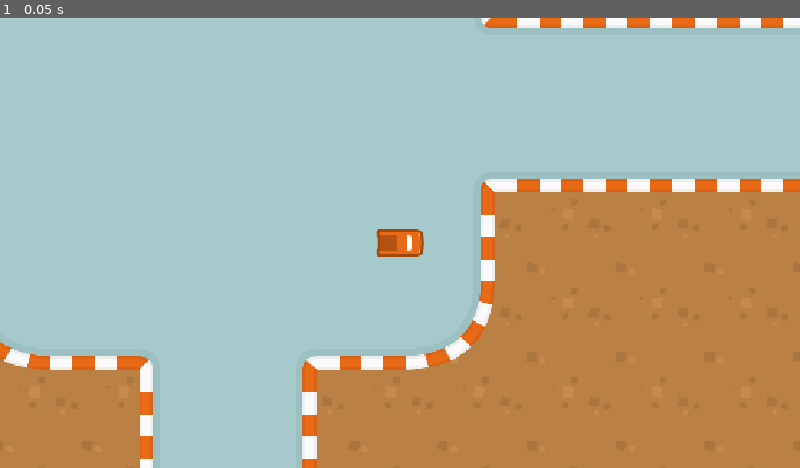
Above: before the commit, frame 1.
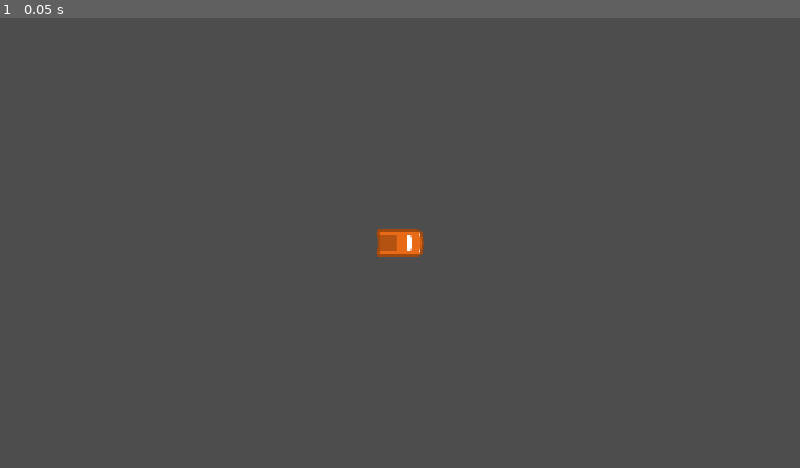
Above: after the commit, the same moment.

Repository: TJRiley96/Pizza-Time
Game: Godot game, scene res://main.tscn
Same seed, same stepped clock (60 frames per second), same inputs: the game is played once before the commit and once after it.
Inputs:
- Up to frame 1 (0.05 s): no input

The runs differ from the first frame. In frame 1, 100% of the frame differs, in the area x 0-100%, y 0-100%.

Commit message:
Additional Tilesets

Diff:
--- a/Assets/Tilesets/japan_tile_set.tres
+++ b/Assets/Tilesets/japan_tile_set.tres
@@ -1,9 +1,10 @@
 [gd_resource type="TileSet" format=3 uid="uid://cvuxmpswqve0j"]
 
-[ext_resource type="Texture2D" uid="uid://bvaqc8nblh4if" path="res://Assets/Tilesets/japanese_city_tileset.png" id="1_prwn0"]
+[ext_resource type="Texture2D" uid="uid://bvaqc8nblh4if" path="res://Assets/Graphics/japanese_city_tileset.png" id="1_h6swv"]
+[ext_resource type="Texture2D" uid="uid://dvo8ohr12gpht" path="res://Assets/Graphics/clean_city_tileset.png" id="2_txbco"]
 
 [sub_resource type="TileSetAtlasSource" id="TileSetAtlasSource_3mhv4"]
-texture = ExtResource("1_prwn0")
+texture = ExtResource("1_h6swv")
 texture_region_size = Vector2i(32, 32)
 1:0/0 = 0
 2:0/0 = 0
@@ -798,9 +799,254 @@
 49:23/0/terrains_peering_bit/top_left_corner = 0
 49:23/0/terrains_peering_bit/top_side = 0
 
+[sub_resource type="TileSetAtlasSource" id="TileSetAtlasSource_t1hs2"]
+texture = ExtResource("2_txbco")
+texture_region_size = Vector2i(32, 32)
+0:0/0 = 0
+1:0/0 = 0
+2:0/0 = 0
+3:0/0 = 0
+4:0/0 = 0
+5:0/0 = 0
+6:0/0 = 0
+7:0/0 = 0
+8:0/0 = 0
+9:0/0 = 0
+10:0/0 = 0
+11:0/0 = 0
+12:0/0 = 0
+13:0/0 = 0
+14:0/0 = 0
+15:0/0 = 0
+16:0/0 = 0
+17:0/0 = 0
+18:0/0 = 0
+19:0/0 = 0
+0:1/0 = 0
+1:1/0 = 0
+2:1/0 = 0
+3:1/0 = 0
+4:1/0 = 0
+5:1/0 = 0
+6:1/0 = 0
+7:1/0 = 0
+8:1/0 = 0
+9:1/0 = 0
+10:1/0 = 0
+11:1/0 = 0
+12:1/0 = 0
+13:1/0 = 0
+14:1/0 = 0
+15:1/0 = 0
+16:1/0 = 0
+17:1/0 = 0
+18:1/0 = 0
+19:1/0 = 0
+0:2/0 = 0
+1:2/0 = 0
+2:2/0 = 0
+3:2/0 = 0
+4:2/0 = 0
+5:2/0 = 0
+6:2/0 = 0
+7:2/0 = 0
+8:2/0 = 0
+9:2/0 = 0
+10:2/0 = 0
+11:2/0 = 0
+12:2/0 = 0
+13:2/0 = 0
+14:2/0 = 0
+15:2/0 = 0
+16:2/0 = 0
+17:2/0 = 0
+18:2/0 = 0
+19:2/0 = 0
+0:3/0 = 0
+1:3/0 = 0
+2:3/0 = 0
+3:3/0 = 0
+4:3/0 = 0
+5:3/0 = 0
+6:3/0 = 0
+7:3/0 = 0
+8:3/0 = 0
+9:3/0 = 0
+10:3/0 = 0
+11:3/0 = 0
+12:3/0 = 0
+13:3/0 = 0
+14:3/0 = 0
+15:3/0 = 0
+16:3/0 = 0
+17:3/0 = 0
+18:3/0 = 0
+19:3/0 = 0
+0:4/0 = 0
+1:4/0 = 0
+2:4/0 = 0
+3:4/0 = 0
+4:4/0 = 0
+5:4/0 = 0
+6:4/0 = 0
+7:4/0 = 0
+8:4/0 = 0
+9:4/0 = 0
+10:4/0 = 0
+11:4/0 = 0
+12:4/0 = 0
+13:4/0 = 0
+14:4/0 = 0
+15:4/0 = 0
+16:4/0 = 0
+17:4/0 = 0
+18:4/0 = 0
+19:4/0 = 0
+0:5/0 = 0
+1:5/0 = 0
+2:5/0 = 0
+3:5/0 = 0
+4:5/0 = 0
+5:5/0 = 0
+6:5/0 = 0
+7:5/0 = 0
+8:5/0 = 0
+9:5/0 = 0
+10:5/0 = 0
+11:5/0 = 0
+12:5/0 = 0
+13:5/0 = 0
+14:5/0 = 0
+15:5/0 = 0
+16:5/0 = 0
+17:5/0 = 0
+18:5/0 = 0
+19:5/0 = 0
+0:6/0 = 0
+1:6/0 = 0
+2:6/0 = 0
+3:6/0 = 0
+4:6/0 = 0
+5:6/0 = 0
+6:6/0 = 0
+7:6/0 = 0
+8:6/0 = 0
+9:6/0 = 0
+11:6/0 = 0
+12:6/0 = 0
+13:6/0 = 0
+14:6/0 = 0
+15:6/0 = 0
+16:6/0 = 0
+17:6/0 = 0
+18:6/0 = 0
+19:6/0 = 0
+0:7/0 = 0
+1:7/0 = 0
+2:7/0 = 0
+3:7/0 = 0
+4:7/0 = 0
+5:7/0 = 0
+6:7/0 = 0
+7:7/0 = 0
+8:7/0 = 0
+9:7/0 = 0
+10:7/0 = 0
+11:7/0 = 0
+12:7/0 = 0
+13:7/0 = 0
+14:7/0 = 0
+15:7/0 = 0
+16:7/0 = 0
+17:7/0 = 0
+18:7/0 = 0
+19:7/0 = 0
+0:8/0 = 0
+1:8/0 = 0
+2:8/0 = 0
+3:8/0 = 0
+4:8/0 = 0
+5:8/0 = 0
+6:8/0 = 0
+7:8/0 = 0
+8:8/0 = 0
+9:8/0 = 0
+10:8/0 = 0
+11:8/0 = 0
+12:8/0 = 0
+13:8/0 = 0
+14:8/0 = 0
+15:8/0 = 0
+16:8/0 = 0
+17:8/0 = 0
+18:8/0 = 0
+19:8/0 = 0
+0:9/0 = 0
+1:9/0 = 0
+2:9/0 = 0
+3:9/0 = 0
+4:9/0 = 0
+5:9/0 = 0
+6:9/0 = 0
+7:9/0 = 0
+9:9/0 = 0
+10:9/0 = 0
+11:9/0 = 0
+12:9/0 = 0
+14:9/0 = 0
+15:9/0 = 0
+16:9/0 = 0
+17:9/0 = 0
+18:9/0 = 0
+19:9/0 = 0
+0:10/0 = 0
+1:10/0 = 0
+2:10/0 = 0
+3:10/0 = 0
+4:10/0 = 0
+5:10/0 = 0
+6:10/0 = 0
+7:10/0 = 0
+8:10/0 = 0
+9:10/0 = 0
+10:10/0 = 0
+11:10/0 = 0
+12:10/0 = 0
+13:10/0 = 0
+14:10/0 = 0
+15:10/0 = 0
+0:11/0 = 0
+1:11/0 = 0
+2:11/0 = 0
+3:11/0 = 0
+4:11/0 = 0
+5:11/0 = 0
+6:11/0 = 0
+7:11/0 = 0
+8:11/0 = 0
+9:11/0 = 0
+10:11/0 = 0
+11:11/0 = 0
+12:11/0 = 0
+13:11/0 = 0
+14:11/0 = 0
+15:11/0 = 0
+5:12/0 = 0
+6:12/0 = 0
+7:12/0 = 0
+8:12/0 = 0
+9:12/0 = 0
+10:12/0 = 0
+11:12/0 = 0
+12:12/0 = 0
+13:12/0 = 0
+14:12/0 = 0
+15:12/0 = 0
+
 [resource]
 tile_size = Vector2i(32, 32)
 terrain_set_0/mode = 0
 terrain_set_0/terrain_0/name = "Road 0"
 terrain_set_0/terrain_0/color = Color(0.8657999, 0.7090442, 0.61822635, 1)
 sources/1 = SubResource("TileSetAtlasSource_3mhv4")
+sources/2 = SubResource("TileSetAtlasSource_t1hs2")
--- a/main.tscn
+++ b/main.tscn
@@ -1,6 +1,6 @@
 [gd_scene format=3 uid="uid://dv0ipqyhwkq3l"]
 
-[ext_resource type="PackedScene" uid="uid://ctmic4mm837se" path="res://Levels/Prototype/prototype_level.tscn" id="1_0xm2m"]
+[ext_resource type="PackedScene" uid="uid://du1yd6b1x8uva" path="res://Levels/level_1.tscn" id="1_0xm2m"]
 [ext_resource type="PackedScene" uid="uid://dtg4tsioxi8yf" path="res://Scenes/Car/car.tscn" id="2_h2yge"]
 
 [node name="Main" type="Node" unique_id=292211403]
@@ -15,7 +15,7 @@
 [node name="Level" type="Node2D" parent="Systems/World" unique_id=181122404]
 z_index = -1
 
-[node name="PrototypeLevel" parent="Systems/World/Level" unique_id=1381265801 instance=ExtResource("1_0xm2m")]
+[node name="Level 1" parent="Systems/World/Level" unique_id=1381265801 instance=ExtResource("1_0xm2m")]
 
 [node name="Car" parent="Systems/World/Level" unique_id=1873229434 instance=ExtResource("2_h2yge")]
 position = Vector2(248, 201)
Binary file added: Assets/Graphics/clean_city_tileset.png
Not shown, changed: Assets/Graphics/clean_city_tileset.png.import
Renamed: Assets/Tilesets/japanese_city_tileset.png -> Assets/Graphics/japanese_city_tileset.png
Not shown, added: Assets/Graphics/japanese_city_tileset.png.import
